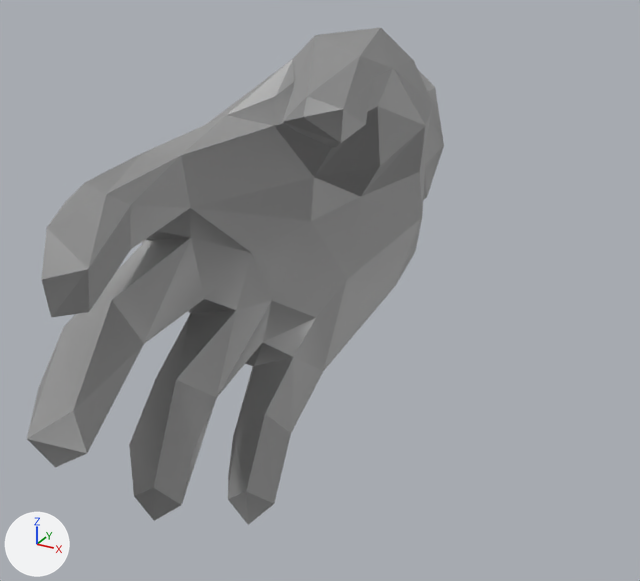
What one commit did to the Blender file Sources/Models/hkvr_hands.blend.
Camera for both pictures: a 50 mm lens placed at (0.1077, -0.1907, 0.0486), pointed at (-0.0051, 0.0145, -0.054). Arrows for +X, +Y and +Z are at lower left; the lights stay in place.

Names of what the first picture shows: 'right_hand_mesh'.
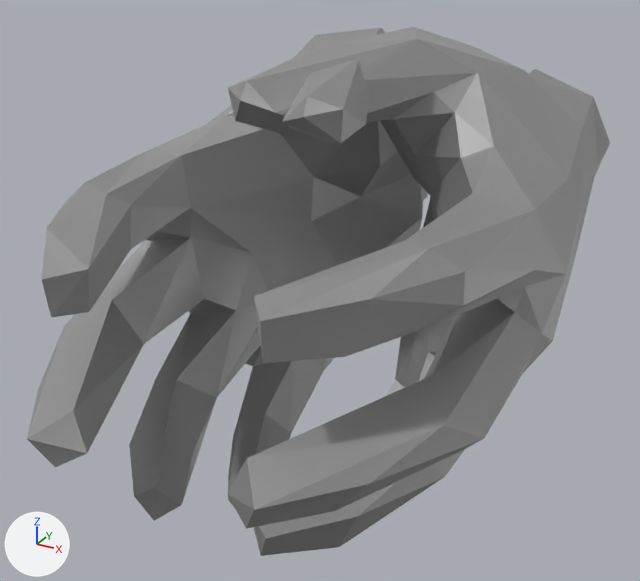
Where the newer file only moved an object's origin or applied its transform, the numbers keep the older frame.

Changed parts and their boxes (x1, y1, x2, y2) in the pictures (640 x 581 px):
'left_hand_mesh', shown
    after: (228, 27, 610, 556)

The change, as a list of edits to the scene's bpy script:
```text
Change ob_left_hand_mesh:
    remove ob_left_hand_mesh.hide_set(True)  # its collection is switched off
```
